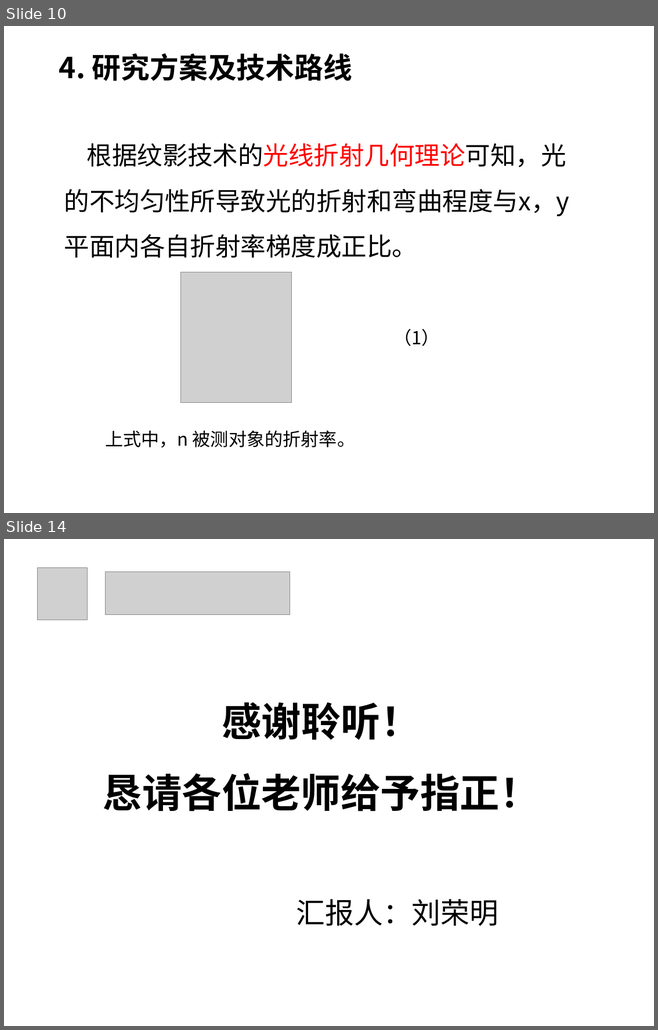
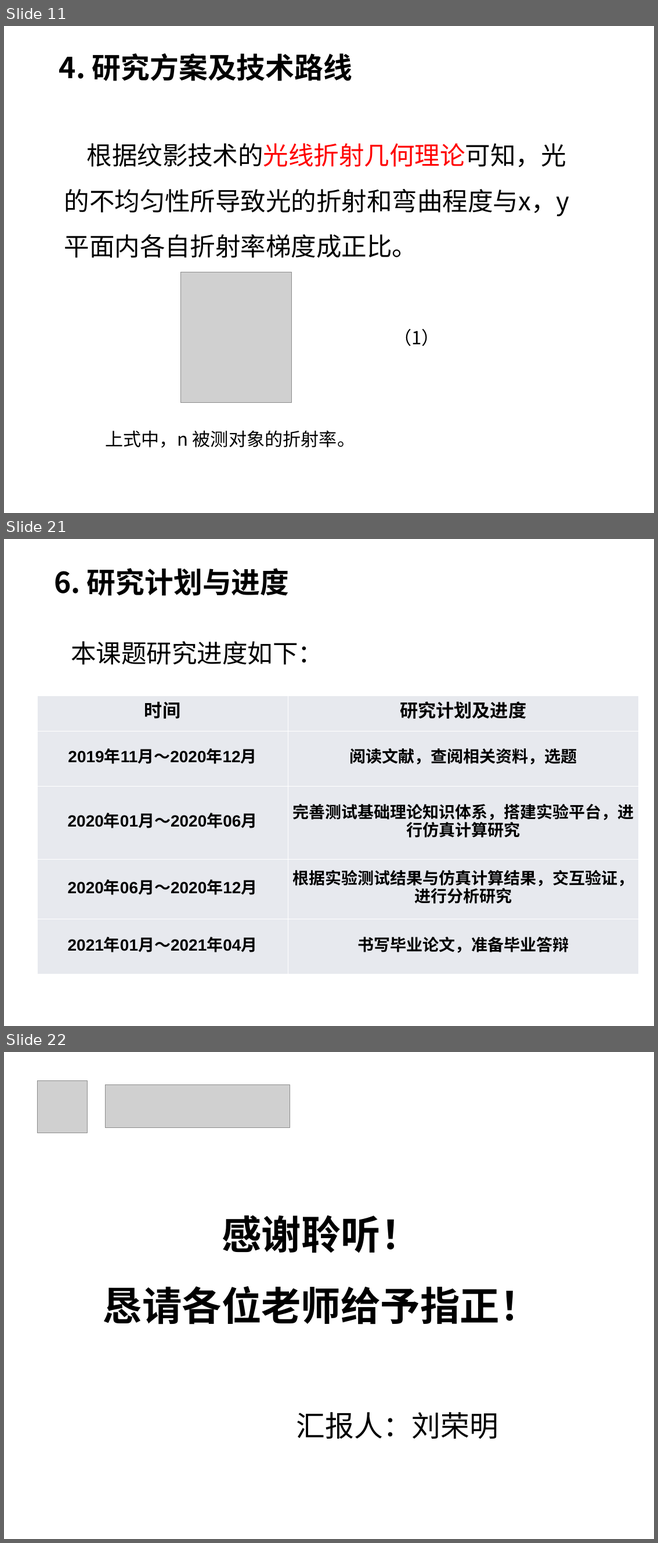
Before and after one commit to Kate-liu/Master-Study, a slide deck: 6-Record/1-开题/开题报告/1816210692-刘荣明.ppt. Shown one above the other, each under a label of ours: slides 10 and 14 before the commit, slides 11, 21 and 22 after it; the slides between them are not shown. The pictures are 658x1030 and 658x1543 pixels, drawn with LibreOffice and Linux fonts; fonts in the diff are those of the drawing; grey boxes stand for pictures; background and template pictures are left out. Boxes give left, top, right and bottom in pixels: in the first picture for what was removed or moved away, otherwise in the second. Text is boxed around its words. In the diff, an @@ line names an element or a change of style, - is before the commit and + after.

```diff
--- a/6-Record/1-开题/开题报告/1816210692-刘荣明.ppt
+++ b/6-Record/1-开题/开题报告/1816210692-刘荣明.ppt
@@ slide 21 added at [4, 539, 654, 1026], background #FFFFFF @@
@@ text added at [54, 568, 289, 596], 32 pt, text #000000, bold @@
+6. 研究计划与进度
@@ text added at [71, 641, 323, 665], 28 pt, text #000000 @@
+本课题研究进度如下：
@@ line added from (329, 674) to (329, 896), #FFFFFF 0.51 pt dashed @@
@@ table added at [37, 696, 638, 974], 5 rows, 2 columns @@
+时间 | 研究计划及进度
+2019年11月～2020年12月 | 阅读文献，查阅相关资料，选题
+2020年01月～2020年06月 | 完善测试基础理论知识体系，搭建实验平台，进行仿真计算研究
+2020年06月～2020年12月 | 根据实验测试结果与仿真计算结果，交互验证，进行分析研究
+2021年01月～2021年04月 | 书写毕业论文，准备毕业答辩
@@ what was slide 10 is now slide 11 @@
@@ what was slide 14 is now slide 22 @@
```
Also in this commit, not shown: 2 slides changed, 9 other slides added, 2 slides removed, 1 other file.
